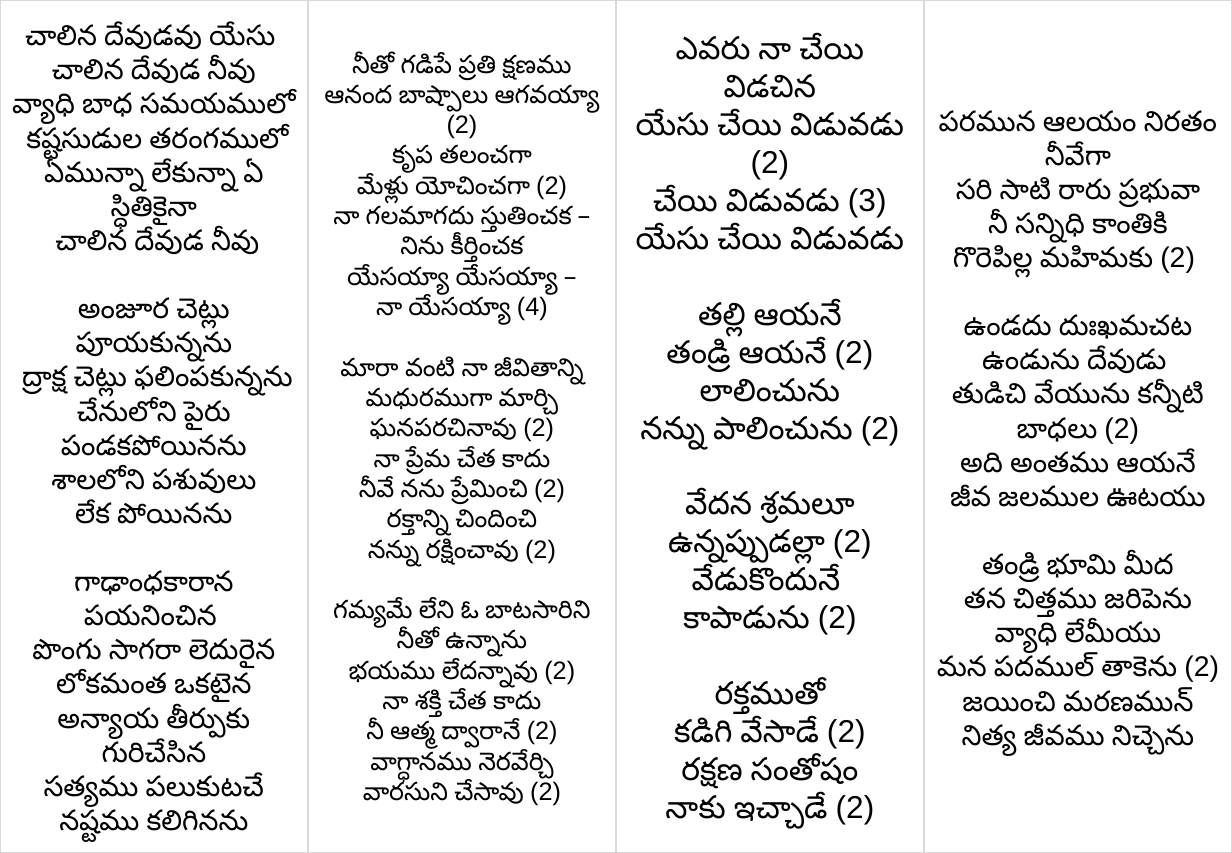
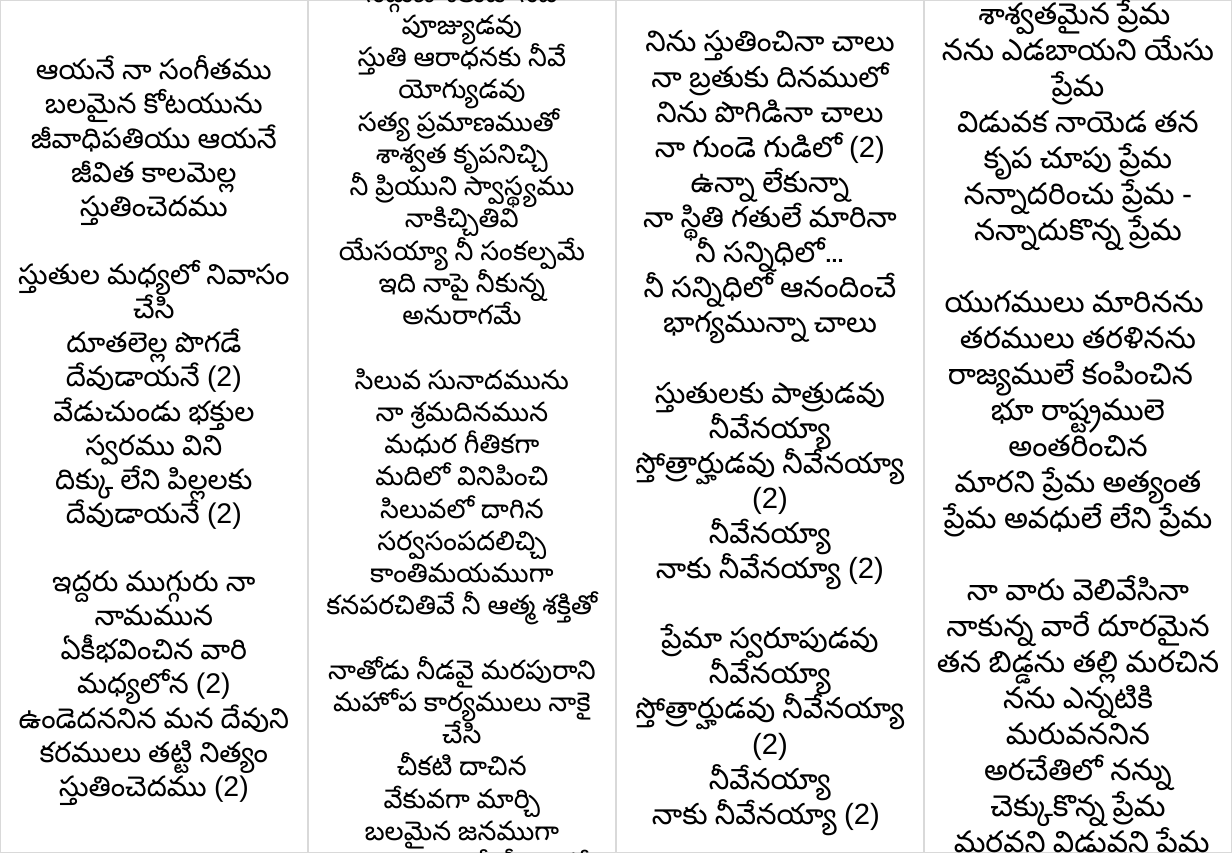
Before and after one commit to venu-webdev/songsDb, a slide deck: slide 1 of xerox.pptx. Drawn at 1232x853 pixels with LibreOffice and Linux fonts; fonts in the diff are those of the drawing. Boxes give left, top, right and bottom in pixels: in the first picture for what was removed or moved away, otherwise in the second. Text is boxed around its words. In the diff, an @@ line names an element or a change of style, - is before the commit and + after.

```diff
--- a/xerox.pptx
+++ b/xerox.pptx
@@ text in rectangle at bbox=[326, 0, 597, 852]: text changed; size 16 to 17 pt @@
-నీతో గడిపే ప్రతి క్షణము
-ఆనంద బాష్పాలు ఆగవయ్యా (2)
-కృప తలంచగా
-మేళ్లు యోచించగా (2)
-నా గలమాగదు స్తుతించక –
-నిను కీర్తించక
-యేసయ్యా యేసయ్యా –
-నా యేసయ్యా (4)
-మారా వంటి నా జీవితాన్ని
-మధురముగా మార్చి
-ఘనపరచినావు (2)
-నా ప్రేమ చేత కాదు
-నీవే నను ప్రేమించి (2)
-రక్తాన్ని చిందించి
-నన్ను రక్షించావు (2)
-గమ్యమే లేని ఓ బాటసారిని
-నీతో ఉన్నాను
-భయము లేదన్నావు (2)
-నా శక్తి చేత కాదు
-నీ ఆత్మ ద్వారానే (2)
-వాగ్ధానము నెరవేర్చి
-వారసుని చేసావు (2)
+సద్గుణ శీలుడా నీవే పూజ్యుడవు
+స్తుతి ఆరాధనకు నీవే యోగ్యుడవు
+సత్య ప్రమాణముతో
+శాశ్వత కృపనిచ్చి
+నీ ప్రియుని స్వాస్థ్యము నాకిచ్చితివి
+యేసయ్యా నీ సంకల్పమే
+ఇది నాపై నీకున్న అనురాగమే
+సిలువ సునాదమును
+నా శ్రమదినమున
+మధుర గీతికగా
+మదిలో వినిపించి
+సిలువలో దాగిన సర్వసంపదలిచ్చి
+కాంతిమయముగా
+కనపరచితివే నీ ఆత్మ శక్తితో
+నాతోడు నీడవై మరపురాని
+మహోప కార్యములు నాకై చేసి
+చీకటి దాచిన
+వేకువగా మార్చి
+బలమైన జనముగా
+నిర్దారించితివి నీ కీర్తి కొరకే
@@ text in rectangle at bbox=[937, 3, 1219, 853]: text changed; size 18 to 19 pt @@
-పరమున ఆలయం నిరతం నీవేగా
-సరి సాటి రారు ప్రభువా
-నీ సన్నిధి కాంతికి
-గొరెపిల్ల మహిమకు (2)
-ఉండదు దుఃఖమచట
-ఉండును దేవుడు
-తుడిచి వేయును కన్నీటి బాధలు (2)
-అది అంతము ఆయనే
-జీవ జలముల ఊటయు
-తండ్రి భూమి మీద
-తన చిత్తము జరిపెను
-వ్యాధి లేమీయు
-మన పదముల్ తాకెను (2)
-జయించి మరణమున్
-నిత్య జీవము నిచ్చెను
+శాశ్వతమైన ప్రేమ
+నను ఎడబాయని యేసు ప్రేమ
+విడువక నాయెడ తన కృప చూపు ప్రేమ
+నన్నాదరించు ప్రేమ - నన్నాదుకొన్న ప్రేమ
+యుగములు మారినను
+తరములు తరళినను
+రాజ్యములే కంపించిన
+భూ రాష్ట్రములె అంతరించిన
+మారని ప్రేమ అత్యంత ప్రేమ అవధులే లేని ప్రేమ
+నా వారు వెలివేసినా
+నాకున్న వారే దూరమైన
+తన బిడ్డను తల్లి మరచిన
+నను ఎన్నటికి మరువననిన
+అరచేతిలో నన్ను
+చెక్కుకొన్న ప్రేమ
+మరవని విడువని ప్రేమ
@@ text in rectangle at bbox=[18, 58, 289, 805]: text changed @@
-చాలిన దేవుడవు యేసు
-చాలిన దేవుడ నీవు
-వ్యాధి బాధ సమయములో
-కష్టసుడుల తరంగములో
-ఏమున్నా లేకున్నా ఏ స్ధితికైనా
-చాలిన దేవుడ నీవు
-అంజూర చెట్లు పూయకున్నను
-ద్రాక్ష చెట్లు ఫలింపకున్నను
-చేనులోని పైరు పండకపోయినను
-శాలలోని పశువులు
-లేక పోయినను
-గాఢాంధకారాన పయనించిన
-పొంగు సాగరా లెదురైన
-లోకమంత ఒకటైన
-అన్యాయ తీర్పుకు గురిచేసిన
-సత్యము పలుకుటచే
-నష్టము కలిగినను
+ఆయనే నా సంగీతము
+బలమైన కోటయును
+జీవాధిపతియు ఆయనే
+జీవిత కాలమెల్ల స్తుతించెదము
+స్తుతుల మధ్యలో నివాసం చేసి
+దూతలెల్ల పొగడే
+దేవుడాయనే (2)
+వేడుచుండు భక్తుల
+స్వరము విని
+దిక్కు లేని పిల్లలకు దేవుడాయనే (2)
+ఇద్దరు ముగ్గురు నా నామమున
+ఏకీభవించిన వారి
+మధ్యలోన (2)
+ఉండెదననిన మన దేవుని
+కరములు తట్టి నిత్యం స్తుతించెదము (2)
@@ text in rectangle at bbox=[635, 31, 904, 836]: text changed; size 20 to 18.5 pt @@
-ఎవరు నా చేయి విడచిన
-యేసు చేయి విడువడు (2)
-చేయి విడువడు (3)
-యేసు చేయి విడువడు
-తల్లి ఆయనే
-తండ్రి ఆయనే (2)
-లాలించును
-నన్ను పాలించును (2)
-వేదన శ్రమలూ
-ఉన్నప్పుడల్లా (2)
-వేడుకొందునే
-కాపాడును (2)
-రక్తముతో
-కడిగి వేసాడే (2)
-రక్షణ సంతోషం
-నాకు ఇచ్చాడే (2)
+నిను స్తుతించినా చాలు
+నా బ్రతుకు దినములో
+నిను పొగిడినా చాలు
+నా గుండె గుడిలో (2)
+ఉన్నా లేకున్నా
+నా స్థితి గతులే మారినా
+నీ సన్నిధిలో…
+నీ సన్నిధిలో ఆనందించే భాగ్యమున్నా చాలు
+స్తుతులకు పాత్రుడవు నీవేనయ్యా
+స్తోత్రార్హుడవు నీవేనయ్యా (2)
+నీవేనయ్యా
+నాకు నీవేనయ్యా (2)
+ప్రేమా స్వరూపుడవు నీవేనయ్యా
+స్తోత్రార్హుడవు నీవేనయ్యా (2)
+నీవేనయ్యా
+నాకు నీవేనయ్యా (2)
```
Also in this commit, not shown: 3 other files.
